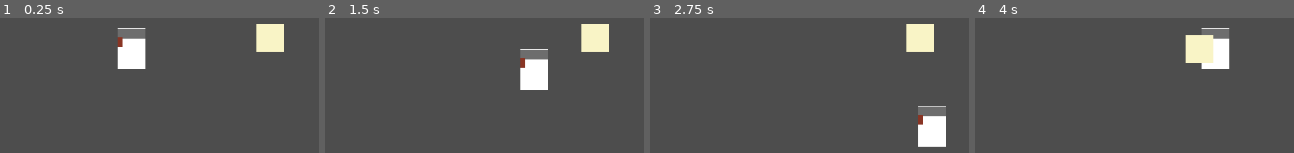
Above: before the commit, frames 1-4 (left to right).
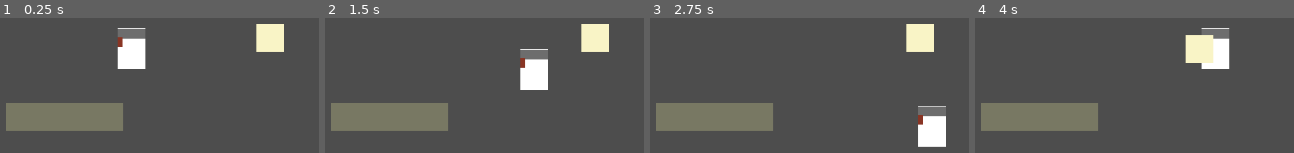
Above: after the commit, the same moments.

Repository: Cobeannn/video-game
Game: Godot game, scene res://scenes/main_game.tscn
The game is run twice, just before and just after one commit, with the same random seed, the same clock (stepped at 60 frames per second) and the same inputs.
Inputs:
- Up to frame 1 (0.25 s): no input
- Up to frame 2 (1.5 s): tap Enter at 0.5 s; hold Right (ui_right) 0.53-1.28 s; tap E (ui_interact) at 0.6, 1.35 s; hold Down (ui_down) from 1.28 s (still down)
- Up to frame 3 (2.75 s): release Down (ui_down) at 2.03 s; hold Right (ui_right) from 2.03 s (still down); tap E (ui_interact) at 2.1 s
- Up to frame 4 (4 s): release Right (ui_right) at 2.78 s; hold Up (ui_up) 2.78-3.53 s; tap E (ui_interact) at 2.85, 3.6 s; hold Left (ui_left) from 3.53 s (still down)

The runs differ from the first frame. In frame 1, 7.6% of the frame differs, in the area x 1-39%, y 62-84%; in frame 2, 7.6%; in frame 3, 7.6%; in frame 4, 7.6%.

Commit message:
Adding Shelves

Diff:
--- a/video-game/scenes/main_game.tscn
+++ b/video-game/scenes/main_game.tscn
@@ -1,19 +1,24 @@
 [gd_scene format=3 uid="uid://du0eu2qjupty6"]
 
 [ext_resource type="Script" uid="uid://bpw0u0s0vnbvw" path="res://scripts/player.gd" id="1_s3esy"]
-[ext_resource type="Script" uid="uid://dt4wmjeqnp7b1" path="res://scripts/stock_box.gd" id="2_72e8q"]
+[ext_resource type="Script" uid="uid://dkdh66s1u6nx0" path="res://scripts/shelf.gd" id="2_0rdsr"]
+[ext_resource type="PackedScene" uid="uid://dmakkqs5fc0kn" path="res://scenes/stock.tscn" id="2_d2op2"]
+[ext_resource type="PackedScene" uid="uid://d2icq5x8xukoa" path="res://scenes/shelf.tscn" id="3_0rdsr"]
 
 [sub_resource type="RectangleShape2D" id="RectangleShape2D_q7yvd"]
 size = Vector2(40, 59)
 
-[sub_resource type="RectangleShape2D" id="RectangleShape2D_72e8q"]
-size = Vector2(73, 70)
-
 [node name="Node2D" type="Node2D" unique_id=397669883]
 
-[node name="CharacterBody2D" type="CharacterBody2D" parent="." unique_id=1876019374]
+[node name="Shelf" parent="." unique_id=1506199328 node_paths=PackedStringArray("player") instance=ExtResource("3_0rdsr")]
+position = Vector2(62, 156)
+script = ExtResource("2_0rdsr")
+player = NodePath("../CharacterBody2D")
+
+[node name="CharacterBody2D" type="CharacterBody2D" parent="." unique_id=1876019374 node_paths=PackedStringArray("stock")]
 position = Vector2(243, 78)
 script = ExtResource("1_s3esy")
+stock = NodePath("../Stock")
 
 [node name="ColorRect" type="ColorRect" parent="CharacterBody2D" unique_id=1291774109]
 offset_left = -20.0
@@ -41,28 +46,11 @@
 [node name="CollisionShape2D" type="CollisionShape2D" parent="CharacterBody2D" unique_id=1994678154]
 shape = SubResource("RectangleShape2D_q7yvd")
 
-[node name="Area2D" type="Area2D" parent="." unique_id=935567722 node_paths=PackedStringArray("player")]
+[node name="Stock" parent="." unique_id=1921048739 node_paths=PackedStringArray("player", "shelf") instance=ExtResource("2_d2op2")]
 position = Vector2(443, 62)
-script = ExtResource("2_72e8q")
 player = NodePath("../CharacterBody2D")
+shelf = NodePath("../Shelf")
 
-[node name="ColorRect" type="ColorRect" parent="Area2D" unique_id=683643372]
-anchors_preset = 8
-anchor_left = 0.5
-anchor_top = 0.5
-anchor_right = 0.5
-anchor_bottom = 0.5
-offset_left = -20.0
-offset_top = -20.0
-offset_right = 20.0
-offset_bottom = 20.0
-grow_horizontal = 2
-grow_vertical = 2
-pivot_offset = Vector2(62, 54)
-color = Color(0.9764706, 0.95686275, 0.7764706, 1)
-
-[node name="CollisionShape2D" type="CollisionShape2D" parent="Area2D" unique_id=1329345888]
-shape = SubResource("RectangleShape2D_72e8q")
-
-[connection signal="body_entered" from="Area2D" to="CharacterBody2D" method="_on_stock_touch"]
-[connection signal="body_exited" from="Area2D" to="CharacterBody2D" method="_on_stock_exit"]
+[connection signal="body_entered" from="Shelf" to="CharacterBody2D" method="_touch_shelf"]
+[connection signal="body_entered" from="Stock" to="CharacterBody2D" method="_on_stock_touch"]
+[connection signal="body_exited" from="Stock" to="CharacterBody2D" method="_on_stock_exit"]
--- /dev/null
+++ b/video-game/scenes/shelf.tscn
@@ -0,0 +1,30 @@
+[gd_scene format=3 uid="uid://d2icq5x8xukoa"]
+
+[sub_resource type="RectangleShape2D" id="RectangleShape2D_x5u3a"]
+size = Vector2(169.5, 90.5)
+
+[node name="Shelf" type="Area2D" unique_id=1506199328]
+
+[node name="CollisionShape2D" type="CollisionShape2D" parent="." unique_id=722490885]
+position = Vector2(84.25, 44.75)
+shape = SubResource("RectangleShape2D_x5u3a")
+
+[node name="ColorRect" type="ColorRect" parent="." unique_id=1134680868]
+offset_right = 169.0
+offset_bottom = 40.0
+color = Color(0.47058824, 0.47058824, 0.3882353, 1)
+
+[node name="Slot 1" type="RemoteTransform2D" parent="." unique_id=254626704]
+position = Vector2(16, 16)
+
+[node name="Slot 2" type="RemoteTransform2D" parent="." unique_id=711196113]
+position = Vector2(48, 16)
+
+[node name="Slot 3" type="RemoteTransform2D" parent="." unique_id=1408417036]
+position = Vector2(80, 16)
+
+[node name="Slot 4" type="RemoteTransform2D" parent="." unique_id=1854273313]
+position = Vector2(112, 16)
+
+[node name="Slot 5" type="RemoteTransform2D" parent="." unique_id=2033903122]
+position = Vector2(144, 16)
--- /dev/null
+++ b/video-game/scenes/stock.tscn
@@ -0,0 +1,28 @@
+[gd_scene format=3 uid="uid://dmakkqs5fc0kn"]
+
+[ext_resource type="Script" uid="uid://dt4wmjeqnp7b1" path="res://scripts/stock_box.gd" id="1_y5bj3"]
+
+[sub_resource type="RectangleShape2D" id="RectangleShape2D_72e8q"]
+size = Vector2(73, 70)
+
+[node name="Stock" type="Area2D" unique_id=1921048739 node_paths=PackedStringArray("player")]
+script = ExtResource("1_y5bj3")
+player = NodePath("")
+
+[node name="ColorRect" type="ColorRect" parent="." unique_id=36432530]
+anchors_preset = 8
+anchor_left = 0.5
+anchor_top = 0.5
+anchor_right = 0.5
+anchor_bottom = 0.5
+offset_left = -20.0
+offset_top = -20.0
+offset_right = 20.0
+offset_bottom = 20.0
+grow_horizontal = 2
+grow_vertical = 2
+pivot_offset = Vector2(62, 54)
+color = Color(0.9764706, 0.95686275, 0.7764706, 1)
+
+[node name="CollisionShape2D" type="CollisionShape2D" parent="." unique_id=1480843290]
+shape = SubResource("RectangleShape2D_72e8q")
--- a/video-game/scripts/player.gd
+++ b/video-game/scripts/player.gd
@@ -1,8 +1,11 @@
 extends CharacterBody2D
 var interactable = false
 var pick_up = false
+var can_stock = false
 
 const SPEED = 150.0
+
+@export var stock: Area2D
 
 func _physics_process(delta: float) -> void:
 	var direction_x := Input.get_axis("ui_left", "ui_right")
@@ -33,3 +36,8 @@
 
 func _on_stock_exit(body: Node2D) -> void:
 	interactable = false
+
+
+func _touch_shelf(body: Node2D) -> void:
+	if pick_up:
+		can_stock = true
--- /dev/null
+++ b/video-game/scripts/shelf.gd
@@ -0,0 +1,12 @@
+extends Area2D
+
+@export var player: CharacterBody2D
+
+# Called when the node enters the scene tree for the first time.
+func _ready() -> void:
+	pass # Replace with function body.
+
+
+# Called every frame. 'delta' is the elapsed time since the previous frame.
+func _process(delta: float) -> void:
+	pass
--- a/video-game/scripts/stock_box.gd
+++ b/video-game/scripts/stock_box.gd
@@ -1,12 +1,27 @@
 extends Area2D
 
+var items: int = 5
+
 @export var player: CharacterBody2D
+@export var shelf: Area2D
 
 # Called every frame. 'delta' is the elapsed time since the previous frame.
 func _process(delta: float) -> void:
-	var tween = get_tree().create_tween()
+	if items <= 0:
+		print("box empty!")
+		queue_free()
 	if player.pick_up:
+		var tween = get_tree().create_tween()
 		tween.tween_property(self, "position", player.position + Vector2(30,0)*Input.get_axis("ui_left","ui_right"), 0.1)
 		await get_tree().create_timer(0.2).timeout
-		if Input.is_action_just_pressed("ui_interact"):
+		if Input.is_action_just_pressed("ui_interact") and not player.can_stock:
 			player.pick_up = false
+	if player.can_stock and Input.is_action_just_pressed("ui_interact"):
+		place(1)
+		player.can_stock = false
+
+
+func place(place_items):
+	items -= place_items
+	print(items)
+	print("place")
Not shown, added: video-game/scripts/shelf.gd.uid
